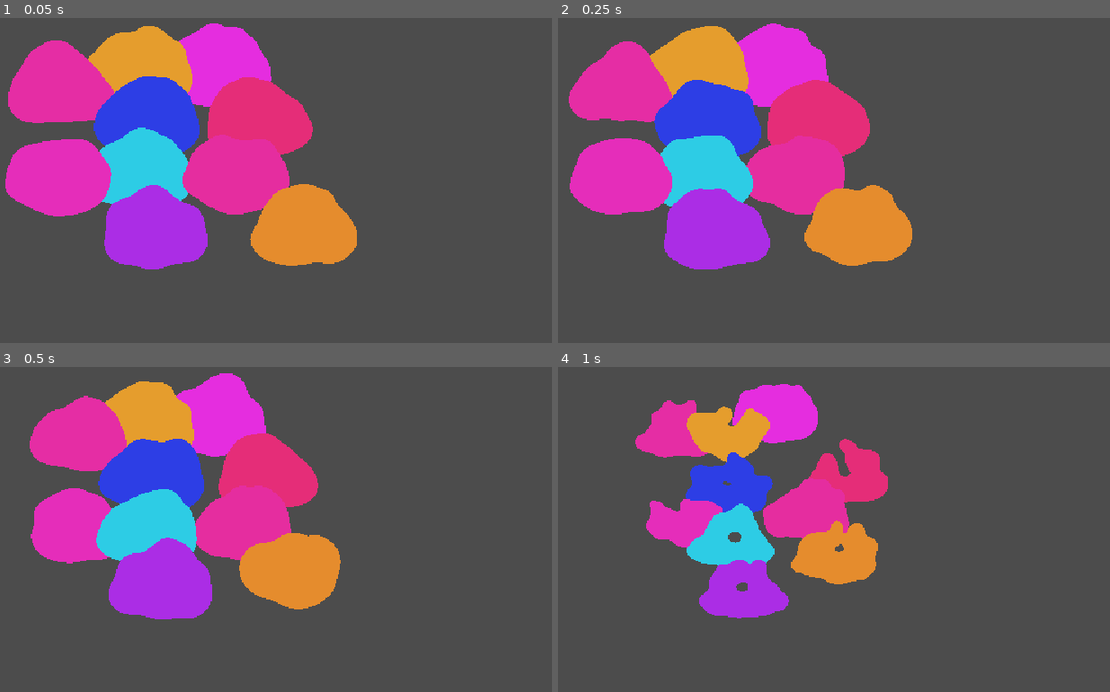
Above: before the commit, frames 1-4 (two rows, left to right).
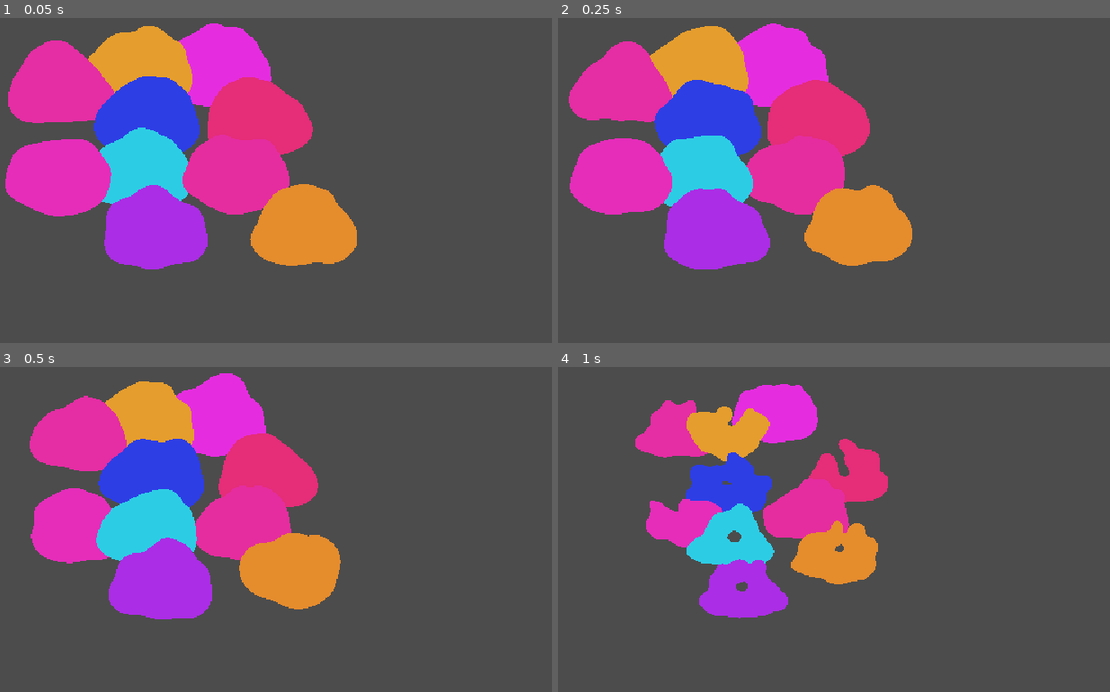
Above: after the commit, the same moments.

Repository: MetRiko/LD-2023-01
Game: Godot game, scene res://Root.tscn
The game is run twice, just before and just after one commit, with the same random seed, the same clock (stepped at 60 frames per second) and the same inputs. The engine's default icon, where the game draws it, is replaced by a stand-in: a white triangle on a blue panel in a dark square.
Inputs (mouse positions are in pixels of both pictures, inside the frame that each line leads up to):
- Up to frame 1 (0.05 s): no input
- Up to frame 2 (0.25 s): no input
- Up to frame 3 (0.5 s): no input
- Up to frame 4 (1 s): tap Enter at 0.5 s; move the mouse to (1054, 542) at 0.52 s; hold Right (ui_right) from 0.53 s (still down); tap Alt at 0.6 s; click (1054, 542) at 0.67 s

Frames 1-3 are identical in both runs. In frame 4, 0.3% of the frame differs, in the area x 14-60%, y 5-78%.

Commit message:
Change slime speed based on size

Diff:
--- a/slimes/Slime.gd
+++ b/slimes/Slime.gd
@@ -94,8 +94,8 @@
 	shader.set_shader_param("scale", anim_scale)
 
 	var vec = (target_pos - global_position)
-	var vecn = vec.normalized()
-	apply_impulse(Vector2.ZERO, vecn * vec.length() * 0.01)
+	var vel = vec.normalized() *  vec.length() * 0.01 * proper_scale
+	apply_impulse(Vector2.ZERO, vel)
 
 func _on_timeout():
 	_select_random_target()
